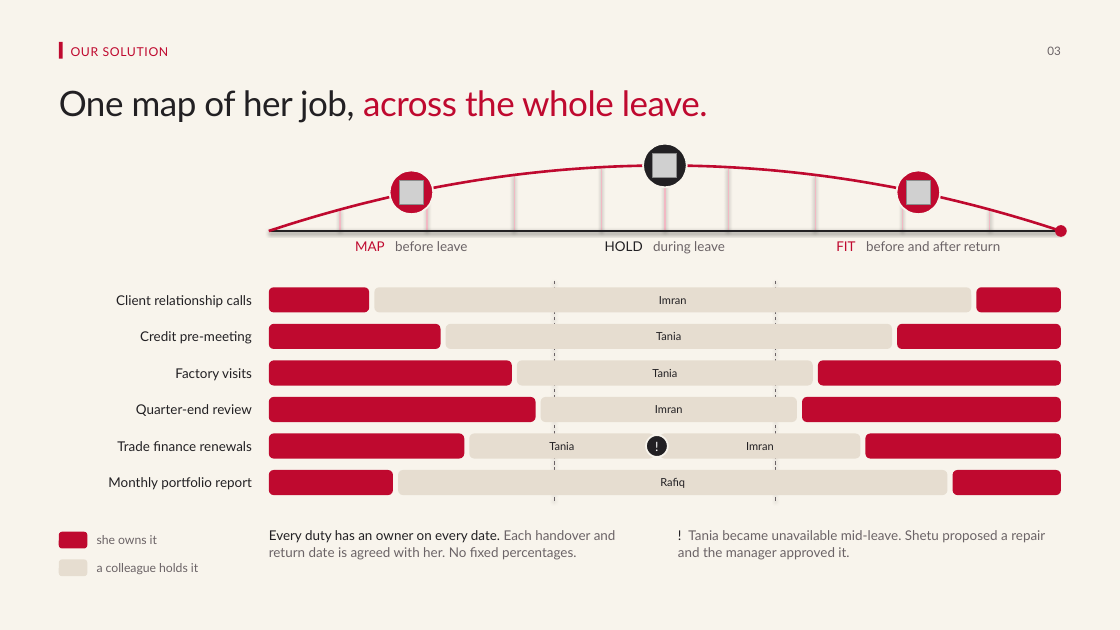
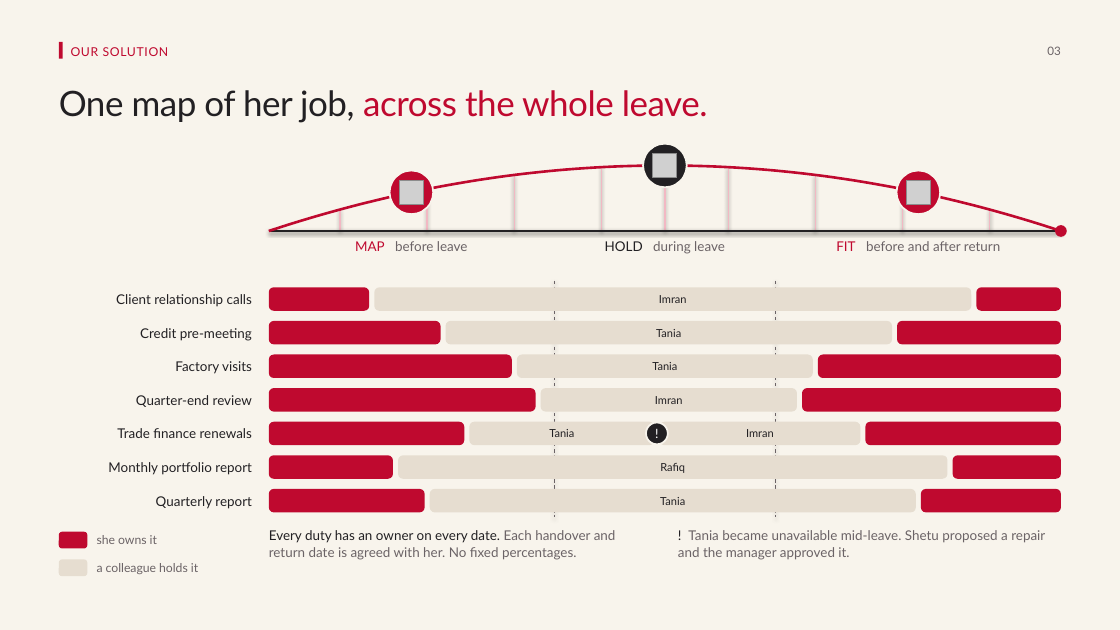
Before and after one commit to tonni19/shetu, a slide deck: slide 3 of docs/planning/05-Shetu-Proposal-Deck.pptx. Drawn at 1120x630 pixels with LibreOffice and Linux fonts; fonts in the diff are those of the drawing; grey boxes stand for pictures. Boxes give left, top, right and bottom in pixels: in the first picture for what was removed or moved away, otherwise in the second. Text is boxed around its words. In the diff, an @@ line names an element or a change of style, - is before the commit and + after.

```diff
--- a/docs/planning/05-Shetu-Proposal-Deck.pptx
+++ b/docs/planning/05-Shetu-Proposal-Deck.pptx
@@ line moved from (554, 281) - (554, 502) to (554, 281) - (554, 518) @@
@@ line moved from (776, 281) - (776, 502) to (776, 281) - (776, 518) @@
@@ 3 rounded rectangles: place and size @@
-3 rounded rectangles at [269,323,1061,349]
+3 rounded rectangles at [269,321,1061,344]
@@ 3 rounded rectangles, 1 text: place and size @@
-3 rounded rectangles, 1 text at [175,360,1061,386]
+3 rounded rectangles, 1 text at [175,355,1061,378]
@@ 7 rounded rectangles, 3 texts, 1 ellipse: place and size @@
-7 rounded rectangles, 3 texts, 1 ellipse at [117,397,1061,459]
+7 rounded rectangles, 3 texts, 1 ellipse at [117,388,1061,445]
@@ proportions changed in 18 elements at [445,321,892,344], [517,355,812,378], [541,388,797,412], [660,422,860,445], [470,422,655,445], [398,455,948,479], [269,287,370,311], [976,287,1061,311], [269,321,440,344], [897,321,1061,344], [269,355,512,378], [818,355,1061,378], [269,388,536,412], [802,388,1061,412], [269,422,465,445], [865,422,1061,445], [269,455,393,479], [953,455,1061,479] @@
@@ 3 rounded rectangles, 1 text: place and size @@
-3 rounded rectangles, 1 text at [108,470,1061,495]
+3 rounded rectangles, 1 text at [108,455,1061,479]
@@ text added at [156,496,252,509], 11.5 pt, text #222023 @@
+Quarterly report
@@ rounded rectangle added at [269,489,425,513], fill #BF092F @@
@@ rounded rectangle added at [430,489,917,513], fill #E6DDD0, 9.5 pt, text #222023 @@
+Tania
@@ rounded rectangle added at [921,489,1061,513], fill #BF092F @@
```
Also in this commit, not shown: 4 other slides changed, 9 other files.
